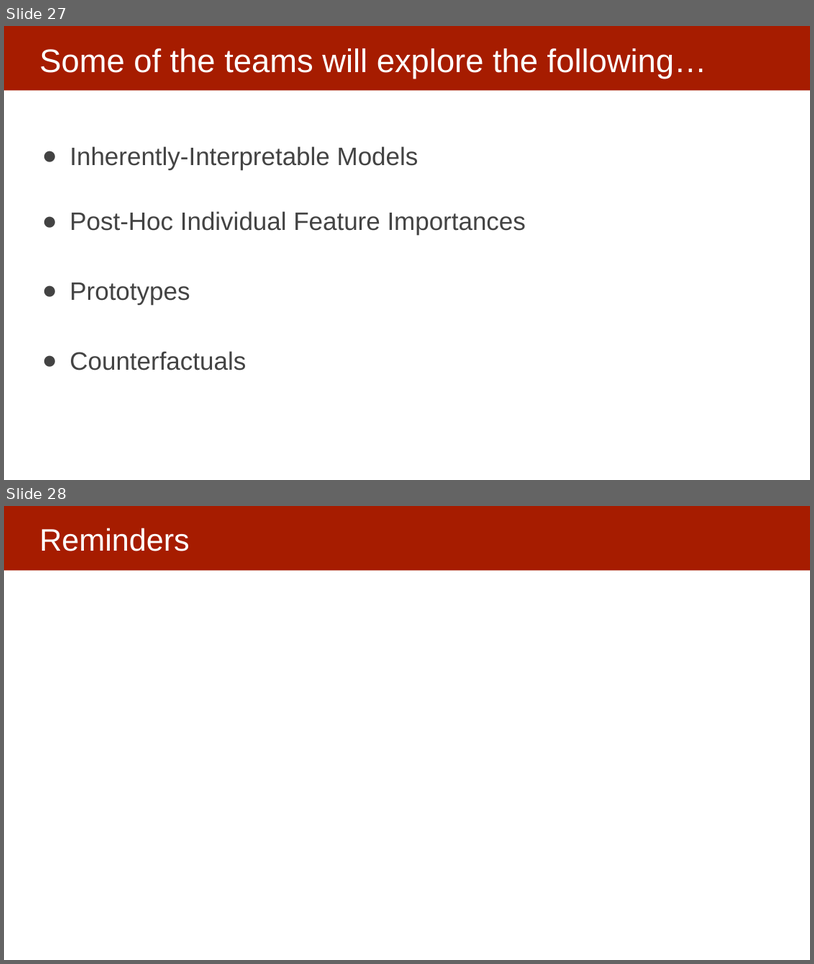
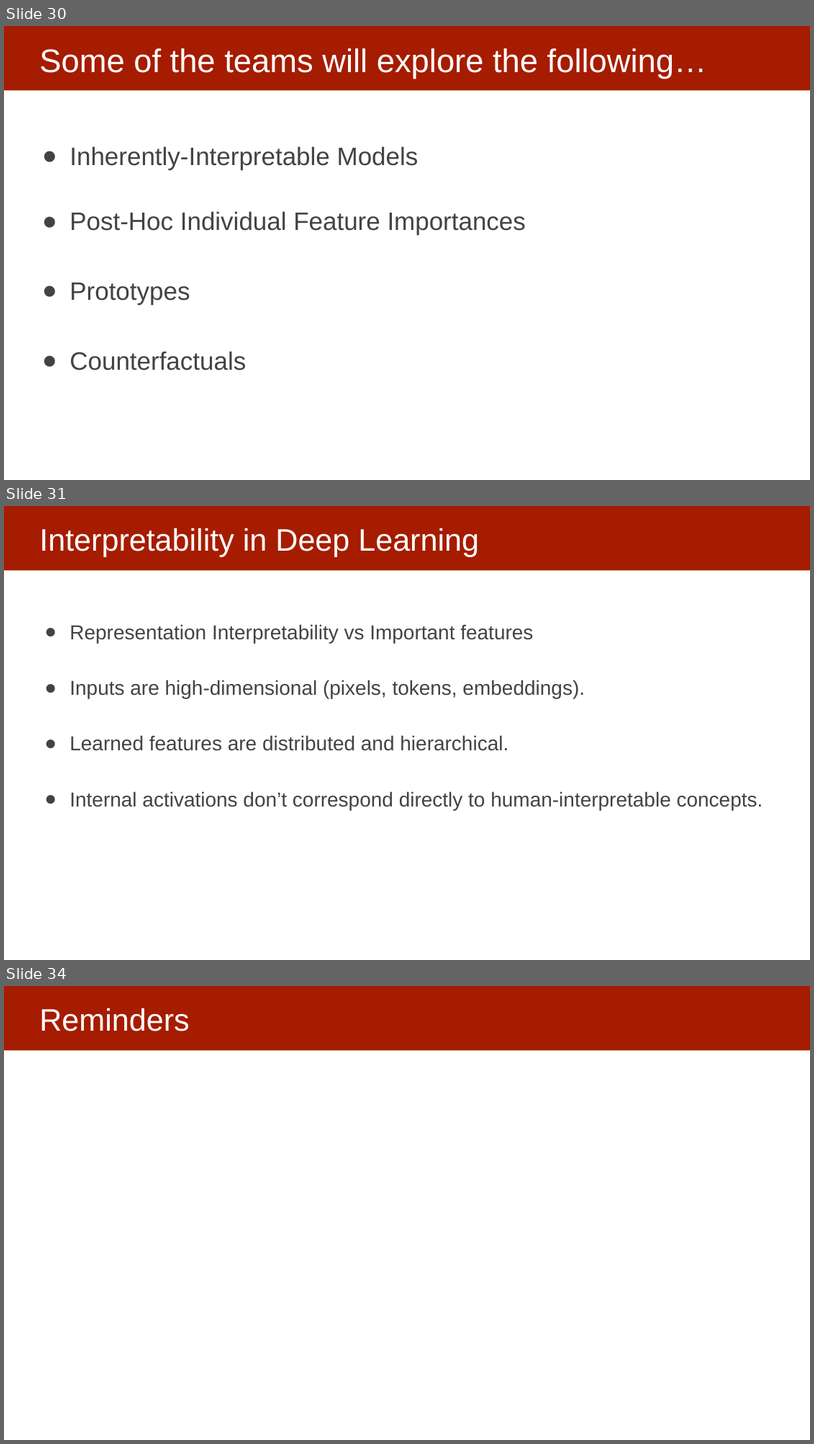
Before and after one commit to dssg/MLinPractice, a slide deck: Lectures/Lecture13-InterpretabilityOverview.pptx. Shown one above the other, each under a label of ours: slides 27 and 28 before the commit, slides 30, 31 and 34 after it; the slides between them are not shown. The pictures are 814x964 and 814x1444 pixels, drawn with LibreOffice and Linux fonts; fonts in the diff are those of the drawing. Boxes give left, top, right and bottom in pixels: in the first picture for what was removed or moved away, otherwise in the second. Text is boxed around its words. In the diff, an @@ line names an element or a change of style, - is before the commit and + after.

```diff
--- a/Lectures/Lecture13-InterpretabilityOverview.pptx
+++ b/Lectures/Lecture13-InterpretabilityOverview.pptx
@@ slide 31 added at [4,506,810,960], background #FFFFFF; not listed: 1 template element that a slide beside it also shows @@
@@ title added at [39,528,479,556], 37 pt, text #FFFFFF @@
+Interpretability in Deep Learning
@@ text added at [70,624,764,810], 24 pt, text #434343 @@
+● Representation Interpretability vs Important features
+● Inputs are high-dimensional (pixels, tokens, embeddings).
+● Learned features are distributed and hierarchical.
+● Internal activations don’t correspond directly to human-interpretable concepts.
@@ what was slide 27 is now slide 30 @@
@@ what was slide 28 is now slide 34 @@
```
Also in this commit, not shown: 4 slides changed, 5 other slides added.
